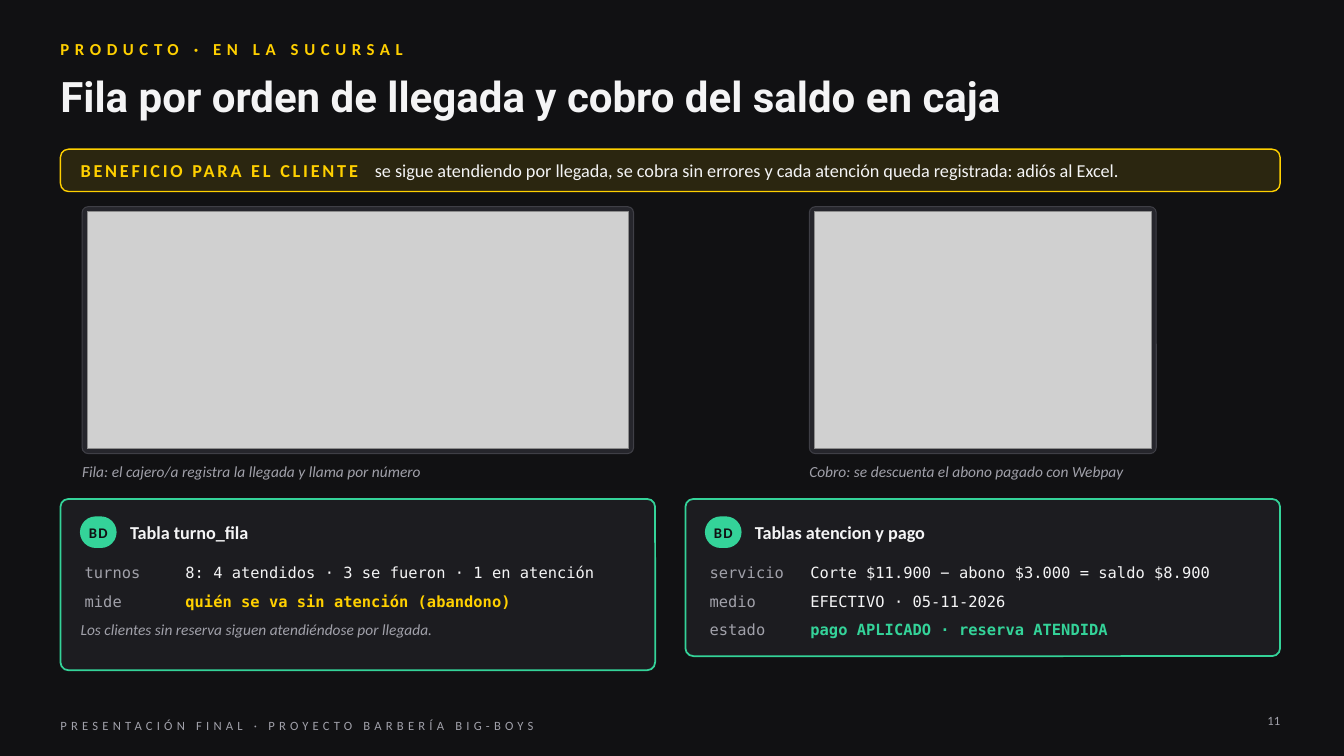
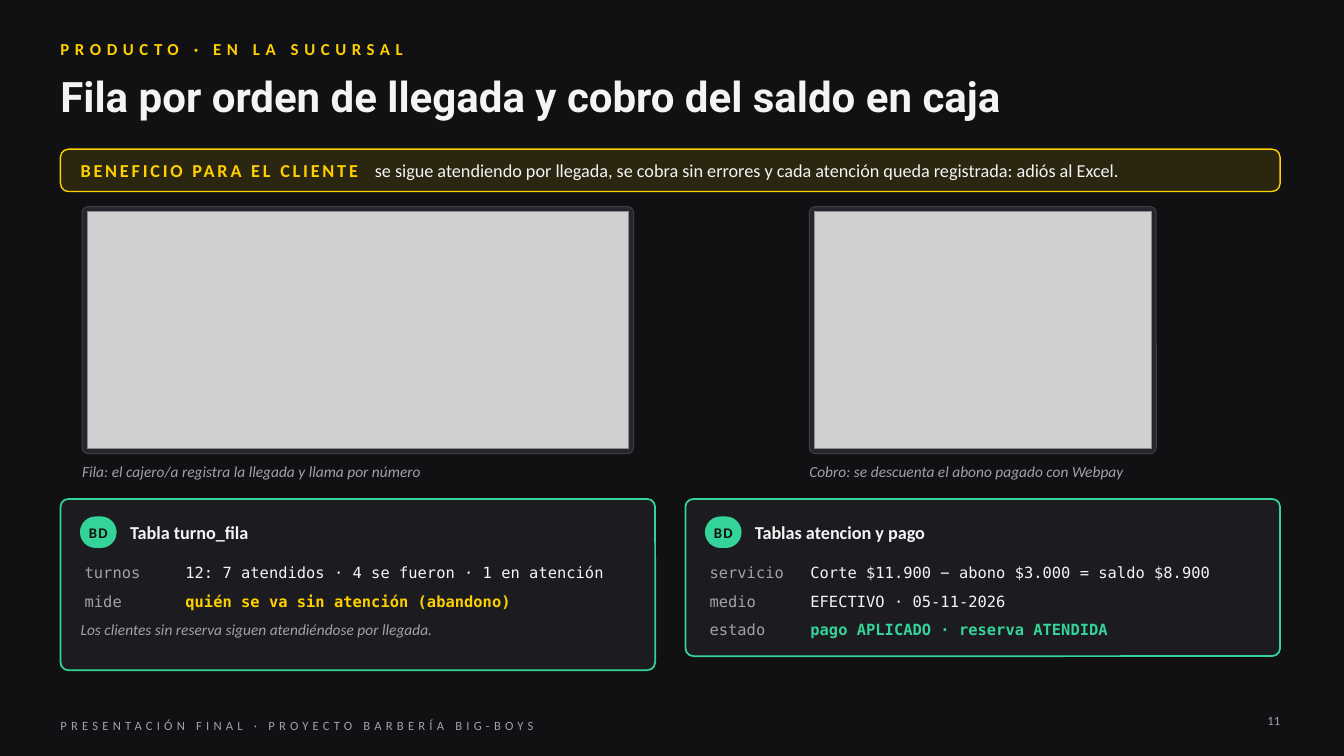
Before and after one commit to Yerko-Rosales/Proyecto_Barberia, a slide deck: slide 11 of Fase 3/Evidencias Grupales/Presentación Final del proyecto (Español).pptx. Drawn at 1344x756 pixels with LibreOffice and Linux fonts; fonts in the diff are those of the drawing; grey boxes stand for pictures. Boxes give left, top, right and bottom in pixels: in the first picture for what was removed or moved away, otherwise in the second. Text is boxed around its words. In the diff, an @@ line names an element or a change of style, - is before the commit and + after.

```diff
--- a/Fase 3/Evidencias Grupales/Presentación Final del proyecto (Español).pptx
+++ b/Fase 3/Evidencias Grupales/Presentación Final del proyecto (Español).pptx
@@ table at (x1=81, y1=560, x2=635, y2=660) @@
-row 1, column 2: 8: 4 atendidos · 3 se fueron · 1 en atención
+row 1, column 2: 12: 7 atendidos · 4 se fueron · 1 en atención
```
Also in this commit, not shown: 7 other slides changed, 31 other files.
